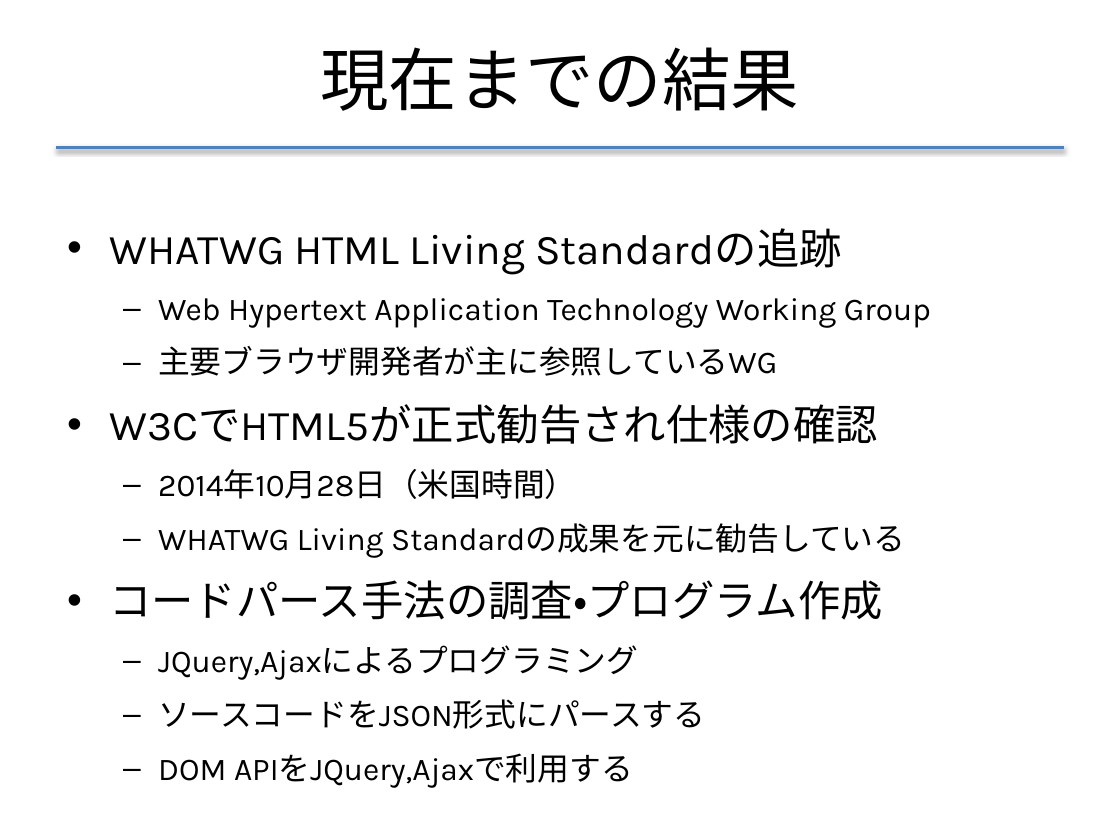
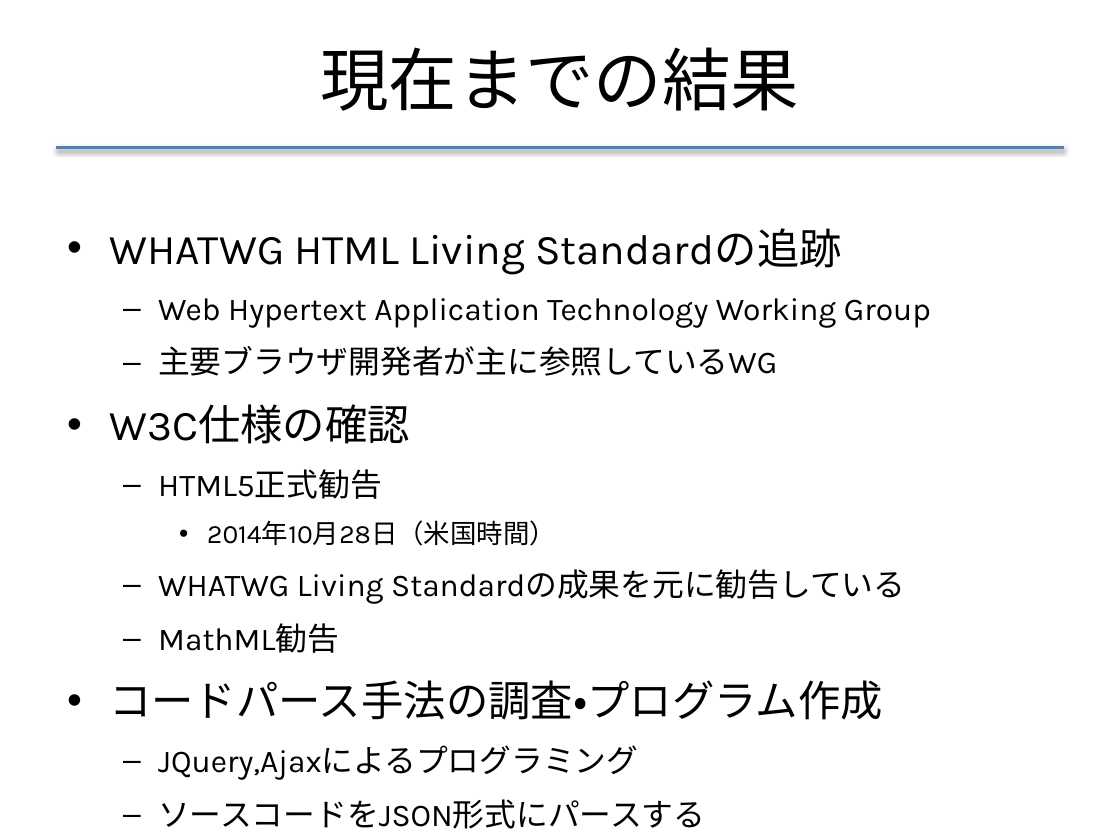
Before and after one commit to f-akazawa/akaz_uecdevelop, a slide deck: slide 18 of doc/中間発表資料.pptx. Drawn at 1120x840 pixels with LibreOffice and Linux fonts; fonts in the diff are those of the drawing. Boxes give left, top, right and bottom in pixels: in the first picture for what was removed or moved away, otherwise in the second. Text is boxed around its words. In the diff, an @@ line names an element or a change of style, - is before the commit and + after.

Commit message:
構成変更
MathMLを利用すると書いてみた。
けど、プロダクトとして分けたほうが良いかな？

```diff
--- a/doc/中間発表資料.pptx
+++ b/doc/中間発表資料.pptx
@@ text at box(109, 404, 410, 499): text changed; size 27.2 to 20.4 pt @@
-• W3CでHTML5が正式勧告され仕様の確認
+• W3C仕様の確認
+  – HTML5正式勧告
@@ text at box(207, 520, 556, 546): size 20.4 to 17 pt in "2014年10月28日（米国時間）"; bullet – to •; list level 2 to 3 in "2014年10月28日（米国時間）" @@
@@ text at box(158, 623, 339, 653): paragraph added @@
+  – MathML勧告
```
Also in this commit, not shown: 2 other slides changed.
